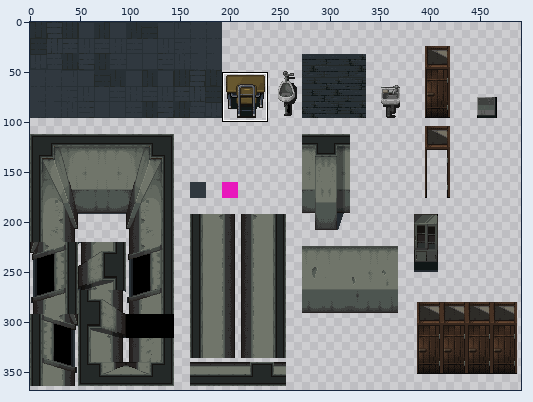
Two versions of one sprite sheet, game/school/school_tiles.png. Above, an overview of the earlier version with the close-up marked.
Close-up. First the earlier version:
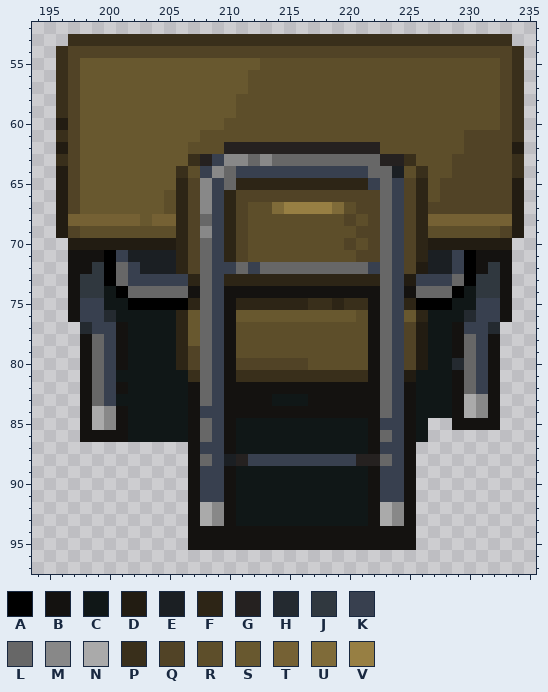
The file is 500x500 pixels. Colours within 5 levels of each other are drawn and written as one. Shown: x 194..235, y 52..97. The wide view leaves out empty margins. The commit also changed other parts of the picture, which this record leaves out.
Palette (. is transparent): A #000000  B #141210  C #101717  D #221c12  E #1b1f23  F #2d2516  G #252120  H #242a30  J #30383f  K #38404f  L #676767  M #888888  N #aaaaaa  P #392f1b  Q #514326  R #5d4e2a  S #68582f  T #756134  U #7f6b39  V #977f43
Pixels before, first column x 196:
53 .PPPPPPPPPPPPPPPPPPPPPPPPPPPPPPPPPPPPP.
54 PQQQQQQQQQQQQQQQQQQQQQQQQQQQQQQQQQQQQQP
55 PQSSSSSSSSSSSSSSSRRRRRRRRRRRRRRRRRRRRQP
56 PQSSSSSSSSSSSSSSRRRRRRRRRRRRRRRRRRRRRQP
57 PQSSSSSSSSSSSSSSRRRRRRRRRRRRRRRRRRRRRQP
58 PQSSSSSSSSSSSSSRRRRRRRRRRRRRRRRRRRRRRQP
59 PQSSSSSSSSSSSSSRRRRRRRRRRRRRRRRRRRRRRQP
60 DQSSSSSSSSSSSSRRRRRRRRRRRRRRRRRRRRRRRQP
61 PQSSSSSSSSSSRRRRRRRRRRRRRRRRRRRRRRQQQQP
62 DQSSSSSSSSSRRRGGGGGGGGGGGGGRRRRRRRQQQQD
63 PQSSSSSSSSSPGKMMLMLLLLLLLLLGGPRRRQQQQQP
64 DQSSSSSSSSPRKMLKKKKKKKKKKKLLERPRRQQQQQP
65 DQSSSSSSSSFQMKLFFFFFFFFFFFKLKQFRQQQQQQD
66 DQSSSSSSSRFQMKFQQQQQQQQQQQQLKQFRQQQQQQD
67 DQSSSSSSSRFQMKFQRRUVVVVURQQLKQFQQQQQQQD
68 DTTTTTTSTTFQLKFQRRRRRRRRQRQLKQFTTTTTTTD
69 DQRRRRRRRRFQMKFQRRRRRRRRRQQLKQFRRRRRRQD
70 .DDDDDDDDDFQLKFQRRRRRRRRQRQLKQFDDDDDDD.
71 .BBBAKEEEEFQLKFQRRRRRRRRRQQLKQFEEKABBB.
72 .BBJALKEEEFQLKKLKLLLLLLLLLKLKQDEEKABJB.
73 .BJJALKKKKKFLKFFFFFFFFFFFFFLKDKKKLAJJB.
74 .BJJCALLLLLBLKBBBBBBBBBBBBBLKBLLLACJJB.
75 .BKKCCAAAAAFLKBFFFFFFPPFPPBLKFAAACCKKB.
76 .BKKHCCCCCFSLKBSSSSSSSSSSRBLKSFCCCHKKB.
77 ..HKKBCCCCFSLKBRRRRRRRRRRRBLKQDCCBKKH..
78 ..BLKBCCCCFSLKBRRRRRRRRRRRBLKQDCCBLKB..
79 ..BLKBCCCCFQLKBRRRRRRRRRRRBLKQDCCBLKB..
80 ..BLKBCCCCFQLKBQQQQQQRRRRRBLKQDCCHLKB..
81 ..BLKCCCCCCPLKBPPPPPPPPPPPBLKDCCCBLKB..
82 ..BLKBCCCCCBLKBBBBBBBBBBBBBLKBCCCBLKB..
83 ..BLKCCCCCCBLKBBBBCCCBBBBBBLKBCCCBNMB..
84 ..BNMBCCCCCBKKBBBBBBBBBBBBBLKBCCCBNMB..
85 ..BNMBCCCCCBLKBCCCCCCCCCCCBKKBC..BBBB..
86 ..BBBBCCCCCBLKBCCCCCCCCCCCBLKBC........
87 ...........BKKBCCCCCCCCCCCBKKB.........
88 ...........BLKEGKKKKKKKKKGGLKB.........
89 ...........BKKBCCCCCCCCCCCBKKB.........
90 ...........BKKBCCCCCCCCCCCBKKB.........
91 ...........BKKBCCCCCCCCCCCBKKB.........
92 ...........BNMBCCCCCCCCCCCBNMB.........
93 ...........BNMBCCCCCCCCCCCBNMB.........
94 ...........BBBBBBBBBBBBBBBBBBB.........
95 ...........BBBBBBBBBBBBBBBBBBB.........
The same view after the edit:
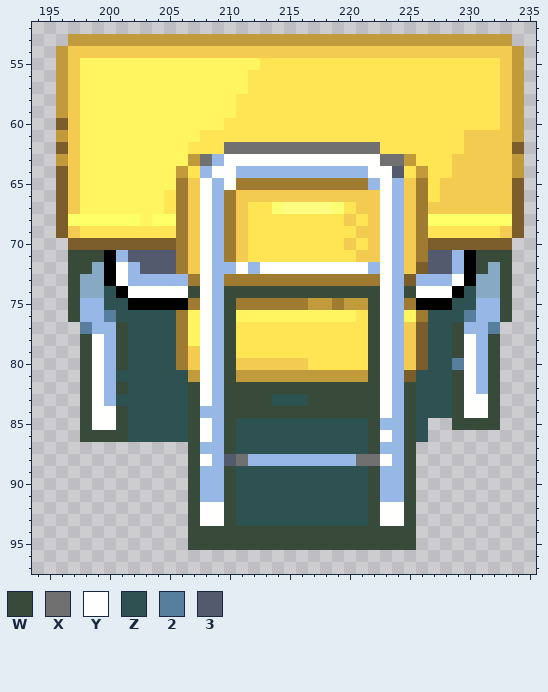
Colours new in this view: W #384b3b  X #707070  Y #fffffe  Z #2e5151  2 #577e9c  3 #545a6d
Difference:
colour B: #141210 -> #443b31
colour D: #221c12 -> #7b5d2b
colour F: #2d2516 -> #9f7b31
colour J: #30383f -> #87a9c3
colour K: #38404f -> #97b7e7
colour P: #392f1b -> #c09a3b
colour Q: #514326 -> #f4cb51
colour R: #5d4e2a -> #ffe454
colour S: #68582f -> #fff560
colour T: #756134 -> #ffff67
colour U: #7f6b39 -> #ffff73
colour V: #977f43 -> #ffff81
y 62: x 210..222 GGGGGGGGGGGGG -> XXXXXXXXXXXXX
y 63: x 208 G -> X; x 210..224 MMLMLLLLLLLLLGG -> YYYYYYYYYYYYYXX
y 64: x 209..210 ML -> YY; x 222..224 LLE -> YY3
y 65: x 208 M -> Y; x 210 L -> Y; x 223 L -> Y
y 66..67: x 208 M -> Y; x 223 L -> Y
y 68: x 208 L -> Y; x 223 L -> Y
y 69: x 208 M -> Y; x 223 L -> Y
y 70: x 208 L -> Y; x 223 L -> Y
y 71: x 197..199 BBB -> WWW; x 202..205 EEEE -> 3333; x 208 L -> Y; x 223 L -> Y; x 227..228 EE -> 33; x 231..233 BBB -> WWW
y 72: x 197..198 BB -> WW; x 201 L -> Y; x 203..205 EEE -> 333; x 208 L -> Y; x 211 L -> Y; x 213..221 LLLLLLLLL -> YYYYYYYYY; x 223 L -> Y; x 227..228 EE -> 33; x 231 B -> W; x 233 B -> W
y 73: x 197 B -> W; x 201 L -> Y; x 208 L -> Y; x 223 L -> Y; x 229 L -> Y; x 233 B -> W
y 74: x 197 B -> W; x 200 C -> Z; x 202..208 LLLLLBL -> YYYYYWY; x 210..223 BBBBBBBBBBBBBL -> WWWWWWWWWWWWWY; x 225..228 BLLL -> WYYY; x 230 C -> Z; x 233 B -> W
y 75: x 197 B -> W; x 200..201 CC -> ZZ; x 208 L -> Y; x 210 B -> W; x 222..223 BL -> WY; x 229..230 CC -> ZZ; x 233 B -> W
y 76: x 197 B -> W; x 200..205 HCCCCC -> 2ZZZZZ; x 208 L -> Y; x 210 B -> W; x 222..223 BL -> WY; x 227..230 CCCH -> ZZZ2; x 233 B -> W
y 77: x 198 H -> 2; x 201..205 BCCCC -> WZZZZ; x 208 L -> Y; x 210 B -> W; x 222..223 BL -> WY; x 227..229 CCB -> ZZW; x 232 H -> 2
y 78..79: x 198..199 BL -> WY; x 201..205 BCCCC -> WZZZZ; x 208 L -> Y; x 210 B -> W; x 222..223 BL -> WY; x 227..230 CCBL -> ZZWY; x 232 B -> W
y 80: x 198..199 BL -> WY; x 201..205 BCCCC -> WZZZZ; x 208 L -> Y; x 210 B -> W; x 222..223 BL -> WY; x 227..230 CCHL -> ZZ2Y; x 232 B -> W
y 81: x 198..199 BL -> WY; x 201..206 CCCCCC -> ZZZZZZ; x 208 L -> Y; x 210 B -> W; x 222..223 BL -> WY; x 226..230 CCCBL -> ZZZWY; x 232 B -> W
y 82: x 198..199 BL -> WY; x 201..208 BCCCCCBL -> WZZZZZWY; x 210..223 BBBBBBBBBBBBBL -> WWWWWWWWWWWWWY; x 225..230 BCCCBL -> WZZZWY; x 232 B -> W
y 83: x 198..199 BL -> WY; x 201..208 CCCCCCBL -> ZZZZZZWY; x 210..223 BBBBCCCBBBBBBL -> WWWWZZZWWWWWWY; x 225..232 BCCCBNMB -> WZZZWYYW
y 84: x 198..207 BNMBCCCCCB -> WYYWZZZZZW; x 210..223 BBBBBBBBBBBBBL -> WWWWWWWWWWWWWY; x 225..232 BCCCBNMB -> WZZZWYYW
y 85: x 198..208 BNMBCCCCCBL -> WYYWZZZZZWY; x 210..222 BCCCCCCCCCCCB -> WZZZZZZZZZZZW; x 225..226 BC -> WZ; x 229..232 BBBB -> WWWW
y 86: x 198..208 BBBBCCCCCBL -> WWWWZZZZZWY; x 210..223 BCCCCCCCCCCCBL -> WZZZZZZZZZZZWY; x 225..226 BC -> WZ
y 87: x 207 B -> W; x 210..222 BCCCCCCCCCCCB -> WZZZZZZZZZZZW; x 225 B -> W
y 88: x 207..208 BL -> WY; x 210..211 EG -> 3X; x 221..223 GGL -> XXY; x 225 B -> W
y 89..91: x 207 B -> W; x 210..222 BCCCCCCCCCCCB -> WZZZZZZZZZZZW; x 225 B -> W
y 92..93: x 207..225 BNMBCCCCCCCCCCCBNMB -> WYYWZZZZZZZZZZZWYYW
y 94..95: x 207..225 BBBBBBBBBBBBBBBBBBB -> WWWWWWWWWWWWWWWWWWW
Boxes around the changes in both close-ups, in picture pixels (x1, y1, x2, y2):
changed: (56, 34, 524, 550)
